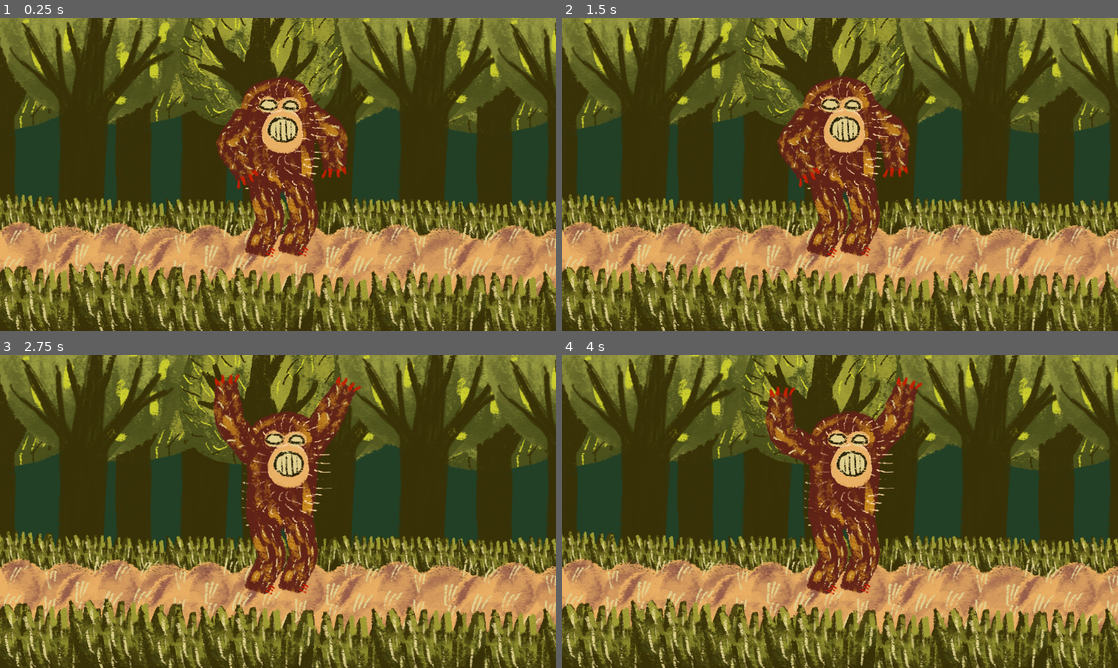
Above: before the commit, frames 1-4 (two rows, left to right).
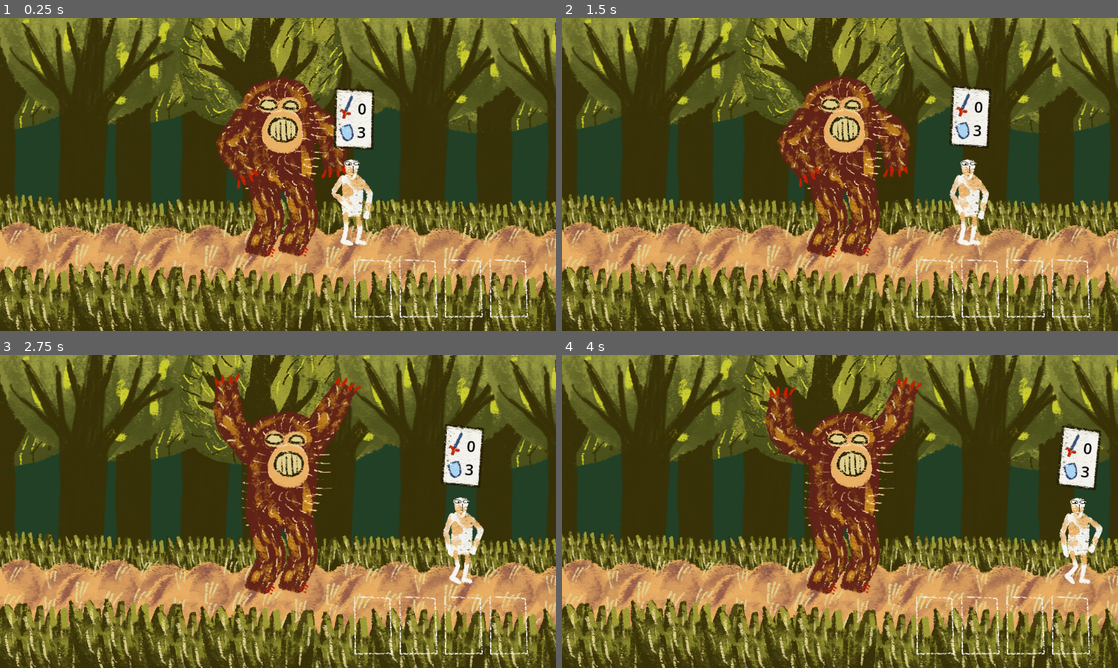
Above: after the commit, the same moments.

Repository: fguillen/The-Forest-Monster-and-the-Cards-Championship
Game: Godot game, scene res://testing/forest.tscn
Same seed, same stepped clock (60 frames per second), same inputs: the game is played once before the commit and once after it.
Inputs (mouse positions are in pixels of both pictures, inside the frame that each line leads up to):
- Up to frame 1 (0.25 s): no input
- Up to frame 2 (1.5 s): tap Enter (ui_accept) at 0.5, 0.77 s; move the mouse to (962, 158) at 0.52 s; hold Right (ui_right) 0.53-1.28 s; click (962, 158) at 0.67 s; move the mouse to (728, 190) at 1.27 s; hold Down (ui_down) from 1.28 s (still down)
- Up to frame 3 (2.75 s): tap Enter (ui_accept) at 1.52 s; move the mouse to (333, 442) at 2.02 s; release Down (ui_down) at 2.03 s; hold Right (ui_right) from 2.03 s (still down)
- Up to frame 4 (4 s): move the mouse to (812, 574) at 2.77 s; release Right (ui_right) at 2.78 s; hold Up (ui_up) 2.78-3.53 s; click (812, 574) at 2.92 s; tap Enter (ui_accept) at 3.02, 3.77 s; move the mouse to (1006, 558) at 3.52 s; hold Left (ui_left) from 3.53 s (still down)

The runs differ from the first frame. In frame 1, 2.9% of the frame differs, in the area x 59-95%, y 22-96%; in frame 2, 2.9%; in frame 3, 2.9%; in frame 4, 2.9%, in the area x 63-98%, y 22-96%.

Commit message:
Forest deck

Diff:
--- a/actors/card.gd
+++ b/actors/card.gd
@@ -24,7 +24,7 @@
 
 
 func _pick_deferred():
-	Global.pick_card(self.value)
+	Global.pick_card(self.value, global_position)
 	queue_free()
 
 
--- a/autoloads/global.gd
+++ b/autoloads/global.gd
@@ -1,4 +1,6 @@
 extends Node
+
+signal card_picked(card_value: CardValue, position: Vector2)
 
 var picked_cards: Array[CardValue] = []
 
@@ -7,9 +9,10 @@
 	_random_monster_cards()
 
 
-func pick_card(card_value: CardValue):
+func pick_card(card_value: CardValue, position: Vector2):
 	print("Global.pick_card: ", card_value)
 	picked_cards.append(card_value)
+	emit_signal("card_picked", card_value, position)
 
 
 func _random_monster_cards():
--- a/testing/forest.tscn
+++ b/testing/forest.tscn
@@ -1,16 +1,14 @@
-[gd_scene load_steps=13 format=3 uid="uid://dl1vhd3qoyhn5"]
+[gd_scene load_steps=11 format=3 uid="uid://dl1vhd3qoyhn5"]
 
 [ext_resource type="Texture2D" uid="uid://dma22u16xh2fi" path="res://tree_02.png" id="1_j0wnd"]
 [ext_resource type="Texture2D" uid="uid://danbq0lrdd76p" path="res://tree_01.png" id="2_1j75x"]
 [ext_resource type="Texture2D" uid="uid://dq0q7liy88ihf" path="res://bush_01.png" id="3_mcu4g"]
 [ext_resource type="Texture2D" uid="uid://bc0shb4yt2nlp" path="res://road.png" id="4_jwmf3"]
 [ext_resource type="Texture2D" uid="uid://copauticogsmb" path="res://grass.png" id="5_n1yta"]
-[ext_resource type="Texture2D" uid="uid://c671yjog7tf0o" path="res://monster.png" id="6_tv6np"]
-[ext_resource type="Texture2D" uid="uid://bv25cwug68nnm" path="res://paseant.png" id="8_gtl23"]
-[ext_resource type="Texture2D" uid="uid://b3fykvuw6tta3" path="res://card_01.png" id="9_btq4r"]
 [ext_resource type="PackedScene" uid="uid://bp1g6f2qxumcn" path="res://actors/monster_riggid_3.tscn" id="10_fnlqw"]
 [ext_resource type="PackedScene" uid="uid://bol8dpj3j7s0x" path="res://actors/paseant.tscn" id="11_85lh6"]
 [ext_resource type="PackedScene" uid="uid://s2a7n4743ock" path="res://paseant_spawner.tscn" id="12_pby02"]
+[ext_resource type="PackedScene" uid="uid://cufupnieqm5ot" path="res://ui/forest_deck.tscn" id="12_uq5et"]
 
 [sub_resource type="RectangleShape2D" id="RectangleShape2D_5bdbm"]
 size = Vector2(2445, 160)
@@ -228,14 +226,6 @@
 position = Vector2(-793, 314)
 texture = ExtResource("5_n1yta")
 
-[node name="PointLight2D" type="PointLight2D" parent="."]
-visible = false
-position = Vector2(177, 223)
-color = Color(0.741176, 0.0470588, 0, 1)
-energy = 2.96
-shadow_color = Color(0, 0, 0, 1)
-texture = ExtResource("6_tv6np")
-
 [node name="BushesFront" type="Node2D" parent="."]
 position = Vector2(-440, 436)
 
@@ -283,22 +273,8 @@
 position = Vector2(727, 112)
 texture = ExtResource("3_mcu4g")
 
-[node name="Paseant" type="Sprite2D" parent="."]
-visible = false
-position = Vector2(446, 293)
-texture = ExtResource("8_gtl23")
-
-[node name="Card01" type="Sprite2D" parent="."]
-visible = false
-position = Vector2(422, 90)
-texture = ExtResource("9_btq4r")
-
 [node name="MonsterRiggid3" parent="." instance=ExtResource("10_fnlqw")]
 position = Vector2(-7, -43)
-
-[node name="Paseant2" parent="." instance=ExtResource("11_85lh6")]
-visible = false
-position = Vector2(-334, 172)
 
 [node name="PaseantSpawner" parent="." instance=ExtResource("12_pby02")]
 position = Vector2(-704, 171)
@@ -310,3 +286,8 @@
 [node name="CollisionShape2D" type="CollisionShape2D" parent="Ground"]
 position = Vector2(497.5, 498)
 shape = SubResource("RectangleShape2D_5bdbm")
+
+[node name="ForestDeck" parent="." instance=ExtResource("12_uq5et")]
+
+[node name="Paseant" parent="." instance=ExtResource("11_85lh6")]
+position = Vector2(299, 155)
--- /dev/null
+++ b/ui/forest_deck.gd
@@ -0,0 +1,40 @@
+class_name ForestDeck
+extends CanvasLayer
+
+signal no_free_placeholder_found()
+
+@onready var placeholders_node: Node = %Placeholders
+
+var placeholders: Array[ForestDeckPlaceholder] = []
+
+func _ready():
+	_setup_placeholders()
+	Global.card_picked.connect(_on_card_picked)
+
+
+func add_card(card_value: CardValue, from_position: Vector2):
+	var placeholder = _get_first_free_placeholder()
+
+	if not placeholder:
+		emit_signal("no_free_placeholder_found")
+	else:
+		_get_first_free_placeholder().put_card_front(card_value, from_position)
+
+
+func _get_first_free_placeholder() -> ForestDeckPlaceholder:
+	for placeholder in placeholders:
+		if placeholder.card_value == null:
+			return placeholder
+
+	push_error("ForestDeck no available Placeholders")
+	return null
+
+
+func _setup_placeholders():
+	for child in placeholders_node.get_children():
+		placeholders.append(child)
+
+
+func _on_card_picked(card_value: CardValue, from_position: Vector2):
+	print("ForestDeck._on_card_picked()")
+	add_card(card_value, from_position)
--- /dev/null
+++ b/ui/forest_deck.tscn
@@ -0,0 +1,36 @@
+[gd_scene load_steps=3 format=3 uid="uid://cufupnieqm5ot"]
+
+[ext_resource type="Script" path="res://ui/forest_deck.gd" id="1_pr2k1"]
+[ext_resource type="PackedScene" uid="uid://b0lfl54lax8v6" path="res://ui/forest_deck_placeholder.tscn" id="2_fkdxh"]
+
+[node name="ForestDeck" type="CanvasLayer"]
+script = ExtResource("1_pr2k1")
+
+[node name="MarginContainer" type="MarginContainer" parent="."]
+anchors_preset = 3
+anchor_left = 1.0
+anchor_top = 1.0
+anchor_right = 1.0
+anchor_bottom = 1.0
+offset_left = -420.0
+offset_top = -97.0
+offset_right = -8.0
+offset_bottom = 63.0
+grow_horizontal = 0
+grow_vertical = 0
+
+[node name="Placeholders" type="HBoxContainer" parent="MarginContainer"]
+unique_name_in_owner = true
+layout_mode = 2
+
+[node name="ForestDeckPlaceholder" parent="MarginContainer/Placeholders" instance=ExtResource("2_fkdxh")]
+layout_mode = 2
+
+[node name="ForestDeckPlaceholder2" parent="MarginContainer/Placeholders" instance=ExtResource("2_fkdxh")]
+layout_mode = 2
+
+[node name="ForestDeckPlaceholder3" parent="MarginContainer/Placeholders" instance=ExtResource("2_fkdxh")]
+layout_mode = 2
+
+[node name="ForestDeckPlaceholder4" parent="MarginContainer/Placeholders" instance=ExtResource("2_fkdxh")]
+layout_mode = 2
--- /dev/null
+++ b/ui/forest_deck_placeholder.gd
@@ -0,0 +1,23 @@
+class_name ForestDeckPlaceholder
+extends Container
+
+@export var card_front_scene: PackedScene
+
+var card_value: CardValue
+
+func put_card_front(card_value: CardValue, from_position: Vector2):
+	print("ForestDeckPlaceholder.put_card_front()")
+
+	self.card_value = card_value
+	var card_front = card_front_scene.instantiate()
+	add_child(card_front)
+	card_front.setup(card_value)
+	card_front.global_position = from_position
+
+	_jump_to_place_holder(card_front)
+
+
+func _jump_to_place_holder(card_front: CardFront):
+	var tween = get_tree().create_tween()
+	tween.tween_property(card_front, "global_position", global_position, 0.2)
+	await tween.finished
--- /dev/null
+++ b/ui/forest_deck_placeholder.tscn
@@ -0,0 +1,14 @@
+[gd_scene load_steps=4 format=3 uid="uid://b0lfl54lax8v6"]
+
+[ext_resource type="Texture2D" uid="uid://cugxslydb0hrh" path="res://assets/forest_deck_placeholder.png" id="1_3wgcu"]
+[ext_resource type="Script" path="res://ui/forest_deck_placeholder.gd" id="1_77klw"]
+[ext_resource type="PackedScene" uid="uid://wrrjemm28jyp" path="res://actors/card_front.tscn" id="2_gwrlp"]
+
+[node name="ForestDeckPlaceholder" type="Container"]
+custom_minimum_size = Vector2(100, 160)
+pivot_offset = Vector2(-50, -80)
+script = ExtResource("1_77klw")
+card_front_scene = ExtResource("2_gwrlp")
+
+[node name="Sprite2D" type="Sprite2D" parent="."]
+texture = ExtResource("1_3wgcu")
Binary file added: assets/forest_deck_placeholder.png
Not shown, added: assets/forest_deck_placeholder.png.import
